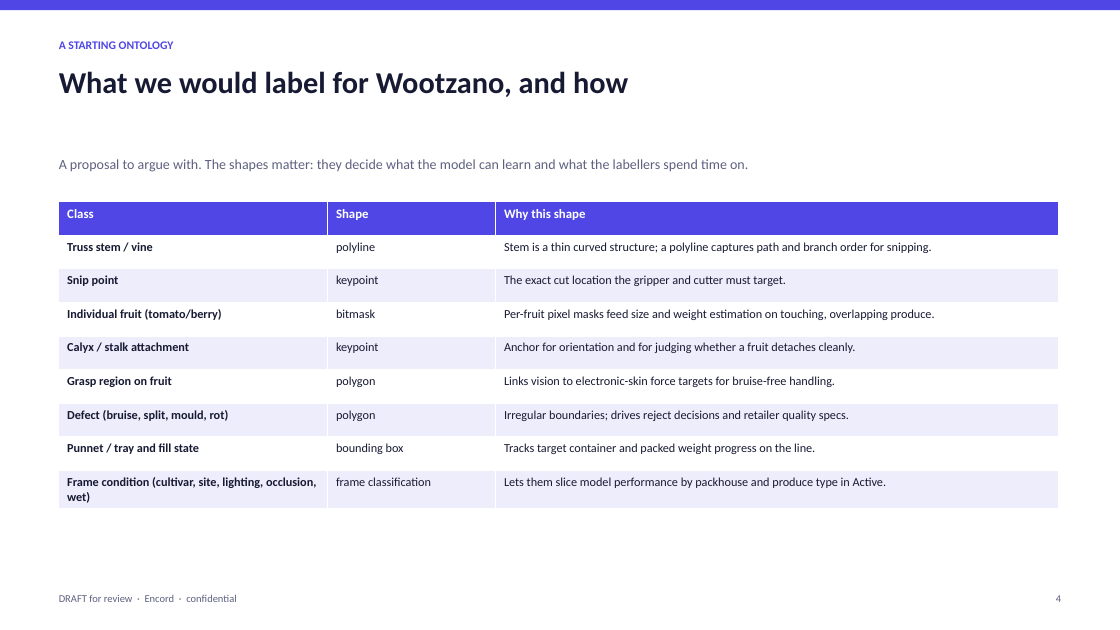
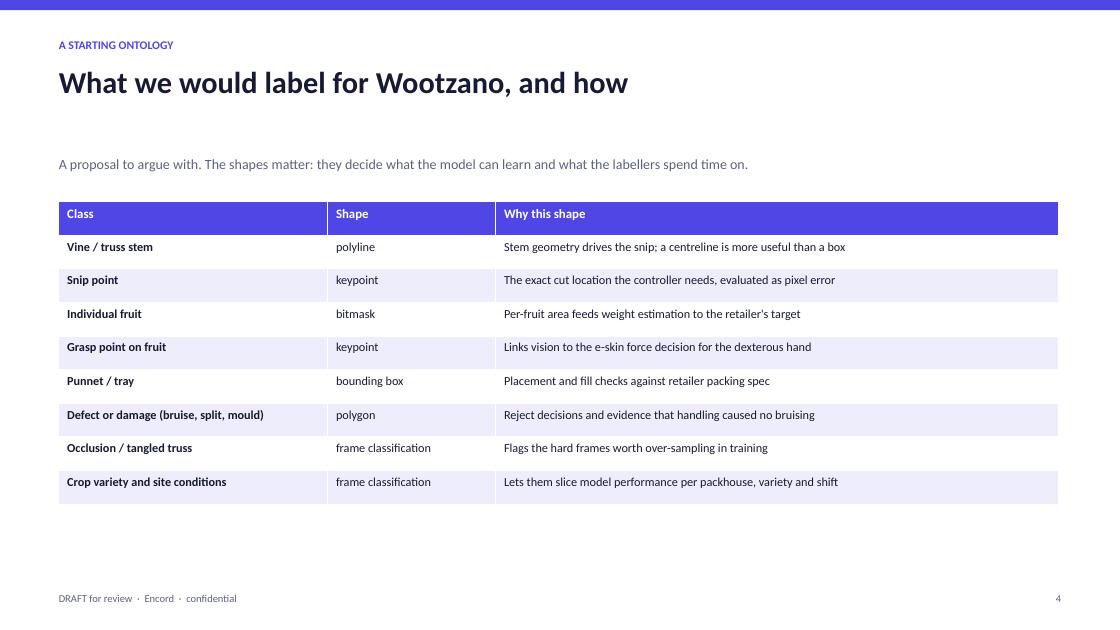
Before and after one commit to qaisak/signal-desk, a slide deck: slide 4 of docs/briefs/wootzano.pptx. Drawn at 1120x630 pixels with LibreOffice and Linux fonts; fonts in the diff are those of the drawing. Boxes give left, top, right and bottom in pixels: in the first picture for what was removed or moved away, otherwise in the second. Text is boxed around its words. In the diff, an @@ line names an element or a change of style, - is before the commit and + after.

```diff
--- a/docs/briefs/wootzano.pptx
+++ b/docs/briefs/wootzano.pptx
@@ table at <box>59,202,1059,504</box> @@
-row 2, column 1: Truss stem / vine
+row 2, column 1: Vine / truss stem
-row 2, column 3: Stem is a thin curved structure; a polyline captures path and branch order for snipping.
+row 2, column 3: Stem geometry drives the snip; a centreline is more useful than a box
-row 3, column 3: The exact cut location the gripper and cutter must target.
+row 3, column 3: The exact cut location the controller needs, evaluated as pixel error
-row 4, column 1: Individual fruit (tomato/berry)
+row 4, column 1: Individual fruit
-row 4, column 3: Per-fruit pixel masks feed size and weight estimation on touching, overlapping produce.
+row 4, column 3: Per-fruit area feeds weight estimation to the retailer's target
-row 5, column 1: Calyx / stalk attachment
+row 5, column 1: Grasp point on fruit
-row 5, column 3: Anchor for orientation and for judging whether a fruit detaches cleanly.
+row 5, column 3: Links vision to the e-skin force decision for the dexterous hand
-row 6: Grasp region on fruit | polygon | Links vision to electronic-skin force targets for bruise-free handling.
+row 6: Punnet / tray | bounding box | Placement and fill checks against retailer packing spec
-row 7, column 1: Defect (bruise, split, mould, rot)
+row 7, column 1: Defect or damage (bruise, split, mould)
-row 7, column 3: Irregular boundaries; drives reject decisions and retailer quality specs.
+row 7, column 3: Reject decisions and evidence that handling caused no bruising
-row 8: Punnet / tray and fill state | bounding box | Tracks target container and packed weight progress on the line.
+row 8: Occlusion / tangled truss | frame classification | Flags the hard frames worth over-sampling in training
-row 9, column 1: Frame condition (cultivar, site, lighting, occlusion, wet)
+row 9, column 1: Crop variety and site conditions
-row 9, column 3: Lets them slice model performance by packhouse and produce type in Active.
+row 9, column 3: Lets them slice model performance per packhouse, variety and shift
```
Also in this commit, not shown: 6 other slides changed, 9 other files.
